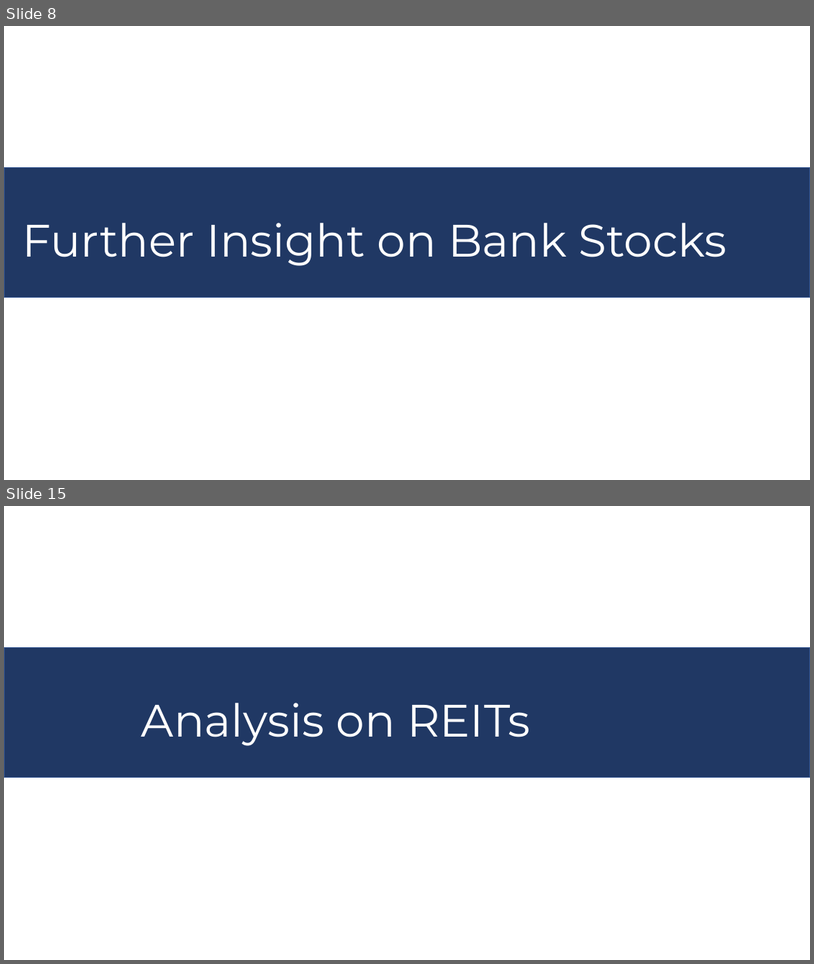
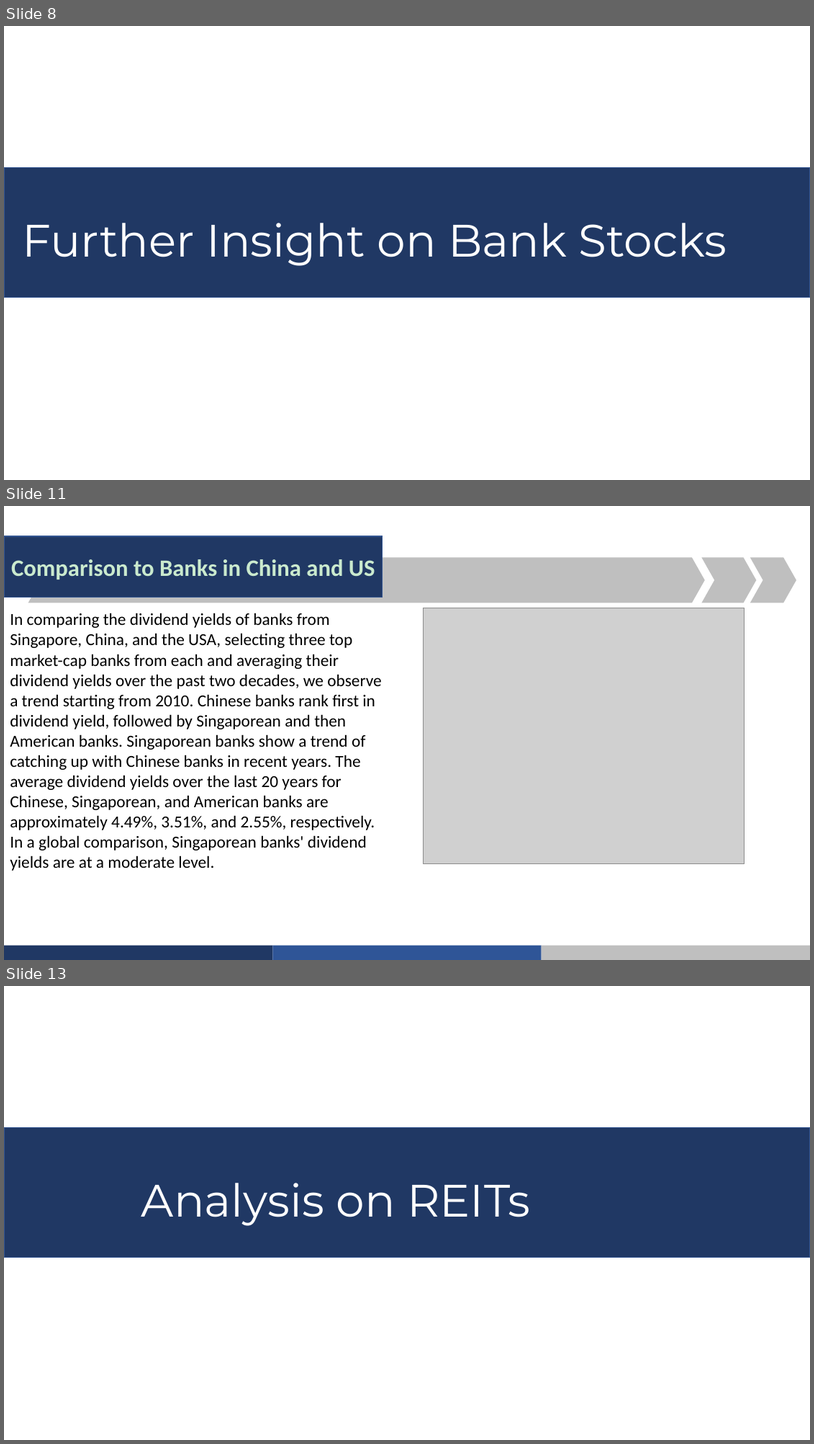
Before and after one commit to Wuvist/sgx3000, a slide deck: Group 2 Presentation.pptx. Shown one above the other, each under a label of ours: slides 8 and 15 before the commit, slides 8, 11 and 13 after it; the slides between them are not shown. The pictures are 814x964 and 814x1444 pixels, drawn with LibreOffice and Linux fonts; fonts in the diff are those of the drawing; grey boxes stand for pictures. Boxes give left, top, right and bottom in pixels: in the first picture for what was removed or moved away, otherwise in the second. Text is boxed around its words. In the diff, an @@ line names an element or a change of style, - is before the commit and + after.

```diff
--- a/Group 2 Presentation.pptx
+++ b/Group 2 Presentation.pptx
@@ slide 11 added at <box>4,506,810,960</box>, background #CAEACE @@
@@ rectangle added at <box>4,536,383,597</box>, fill #203864, outline #325491 1 pt, 28 pt, text #CAEACE, bold @@
+Comparison to Banks in China and US
@@ chevron added at <box>28,557,705,602</box>, fill #7CCB86 @@
@@ chevron added at <box>702,557,756,602</box>, fill #7CCB86 @@
@@ chevron added at <box>751,557,797,602</box>, fill #7CCB86 @@
@@ text added at <box>10,613,382,870</box>, 20 pt, text #000000 @@
+In comparing the dividend yields of banks from Singapore, China, and the USA, selecting three top market-cap banks from each and averaging their dividend yields over the past two decades, we observe a trend starting from 2010. Chinese banks rank first in dividend yield, followed by Singaporean and then American banks. Singaporean banks show a trend of catching up with Chinese banks in recent years. The average dividend yields over the last 20 years for Chinese, Singaporean, and American banks are approximately 4.49%, 3.51%, and 2.55%, respectively. In a global comparison, Singaporean banks' dividend yields are at a moderate level.
@@ picture added at <box>423,608,744,864</box> @@
@@ freeform shape added at <box>4,945,273,960</box>, fill #203864 @@
@@ freeform shape added at <box>273,945,541,960</box>, fill #2F5597 @@
@@ freeform shape added at <box>542,945,810,960</box>, fill #7CCB86 @@
@@ what was slide 15 is now slide 13 @@
```
Also in this commit, not shown: 2 slides changed, 17 other slides added, 15 slides removed.
